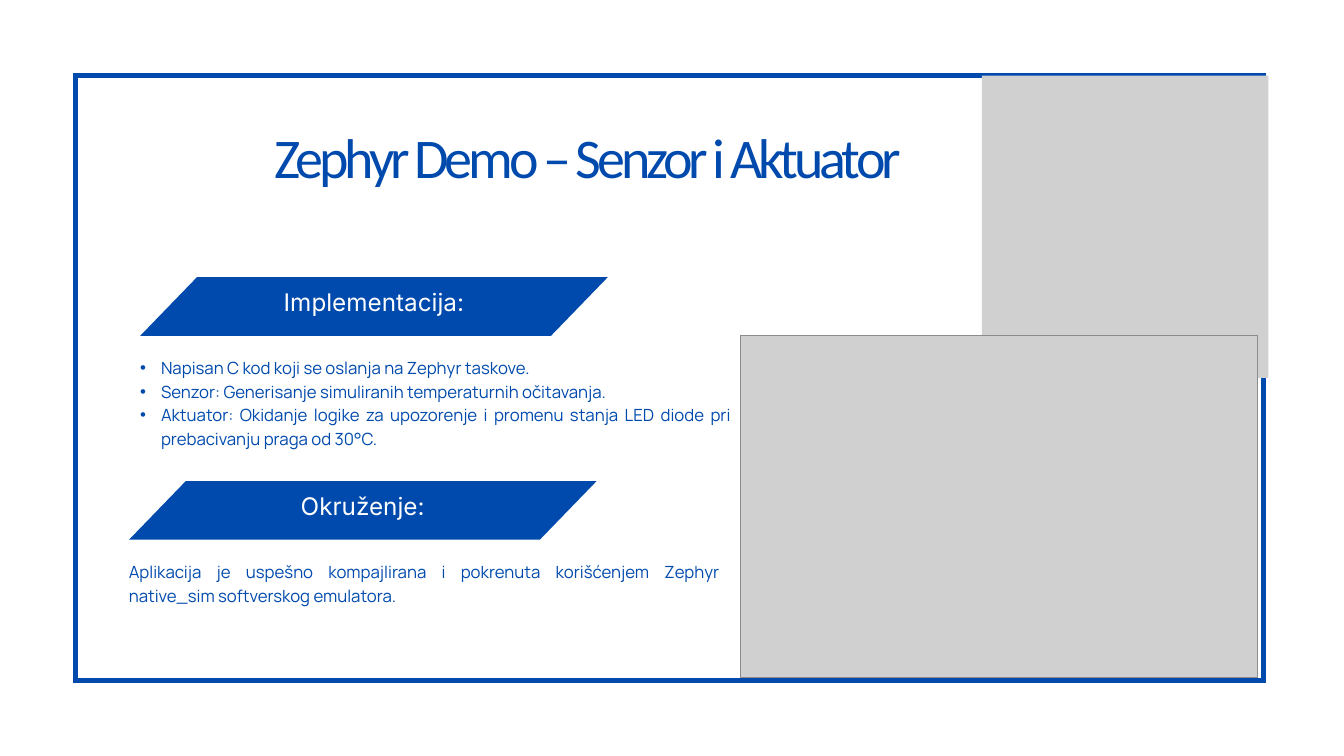
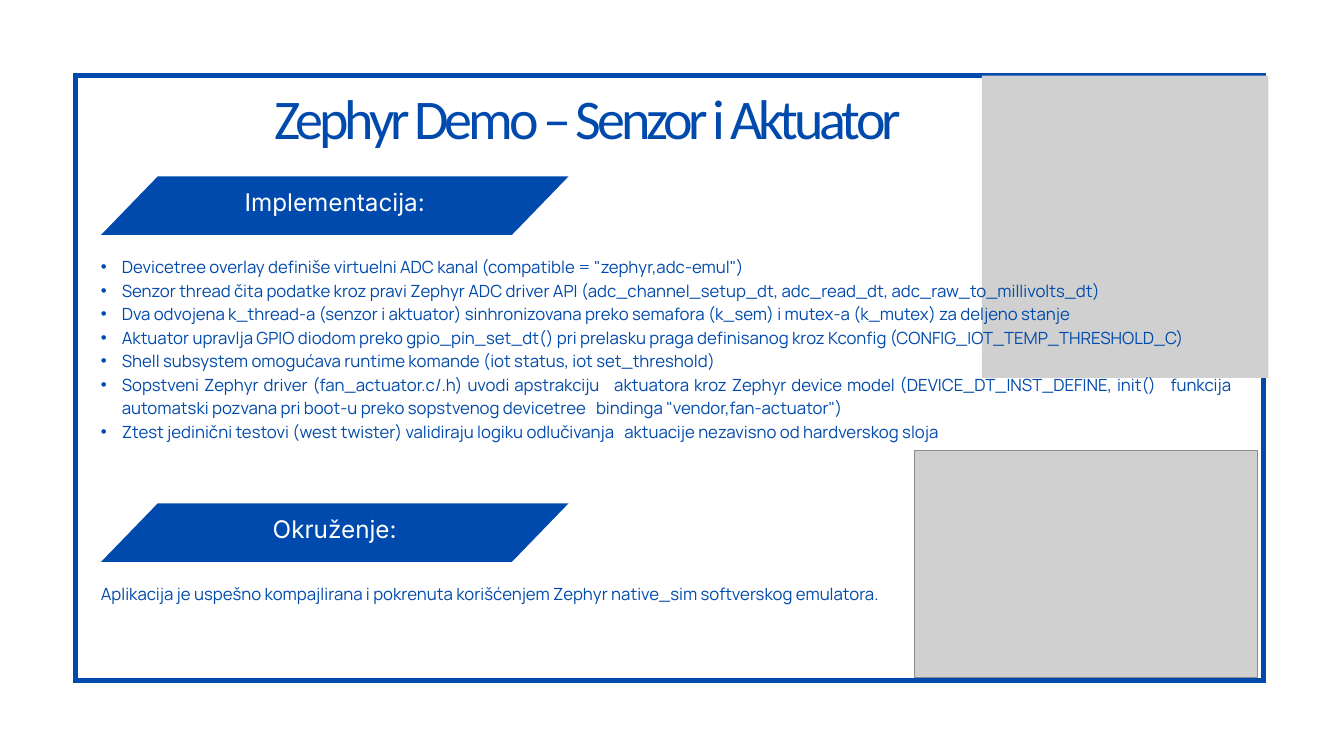
Before and after one commit to SukiDj/IoT-OS-Project-Zephyr-ROS, a slide deck: slide 5 of Prezentacija.pptx. Drawn at 1344x756 pixels with LibreOffice and Linux fonts; fonts in the diff are those of the drawing; grey boxes stand for pictures. Boxes give left, top, right and bottom in pixels: in the first picture for what was removed or moved away, otherwise in the second. Text is boxed around its words. In the diff, an @@ line names an element or a change of style, - is before the commit and + after.

```diff
--- a/Prezentacija.pptx
+++ b/Prezentacija.pptx
@@ text "Zephyr Demo – Senzor i ...": place and size @@
-text "Zephyr Demo – Senzor i ..." at [274, 139, 901, 187]
+text "Zephyr Demo – Senzor i ..." at [274, 100, 901, 148]
@@ freeform shape: place and size @@
-freeform shape at [140, 277, 608, 335]
+freeform shape at [101, 176, 569, 235]
@@ text "Implementacija:": place and size @@
-text "Implementacija:" at [284, 293, 464, 316]
+text "Implementacija:" at [245, 193, 425, 216]
@@ text at [122, 259, 1232, 443]: text changed @@
-• Napisan C kod koji se oslanja na Zephyr taskove.
-• Senzor: Generisanje simuliranih temperaturnih očitavanja.
-• Aktuator: Okidanje logike za upozorenje i promenu stanja LED diode pri prebacivanju praga od 30°C.
+• Devicetree overlay definiše virtuelni ADC kanal (compatible = "zephyr,adc-emul")
+• Senzor thread čita podatke kroz pravi Zephyr ADC driver API (adc_channel_setup_dt, adc_read_dt, adc_raw_to_millivolts_dt)
+• Dva odvojena k_thread-a (senzor i aktuator) sinhronizovana preko semafora (k_sem) i mutex-a (k_mutex) za deljeno stanje
+• Aktuator upravlja GPIO diodom preko gpio_pin_set_dt() pri prelasku praga definisanog kroz Kconfig (CONFIG_IOT_TEMP_THRESHOLD_C)
+• Shell subsystem omogućava runtime komande (iot status, iot set_threshold)
+• Sopstveni Zephyr driver (fan_actuator.c/.h) uvodi apstrakciju aktuatora kroz Zephyr device model (DEVICE_DT_INST_DEFINE, init() funkcija automatski pozvana pri boot-u preko sopstvenog devicetree bindinga "vendor,fan-actuator")
+• Ztest jedinični testovi (west twister) validiraju logiku odlučivanja aktuacije nezavisno od hardverskog sloja
@@ picture: place and size @@
-picture at [741, 336, 1258, 677]
+picture at [915, 451, 1258, 677]
@@ freeform shape: place and size @@
-freeform shape at [129, 481, 597, 540]
+freeform shape at [101, 503, 569, 562]
@@ text "Okruženje:": place and size @@
-text "Okruženje:" at [301, 496, 425, 520]
+text "Okruženje:" at [273, 519, 397, 543]
@@ text "Aplikacija je uspešno kompajlirana i ..." rewrapped from [129, 565, 719, 607] to [101, 587, 879, 605] @@
```
Also in this commit, not shown: 1 other slide changed, 4 slides added, 1 slide removed, 39 other files.
